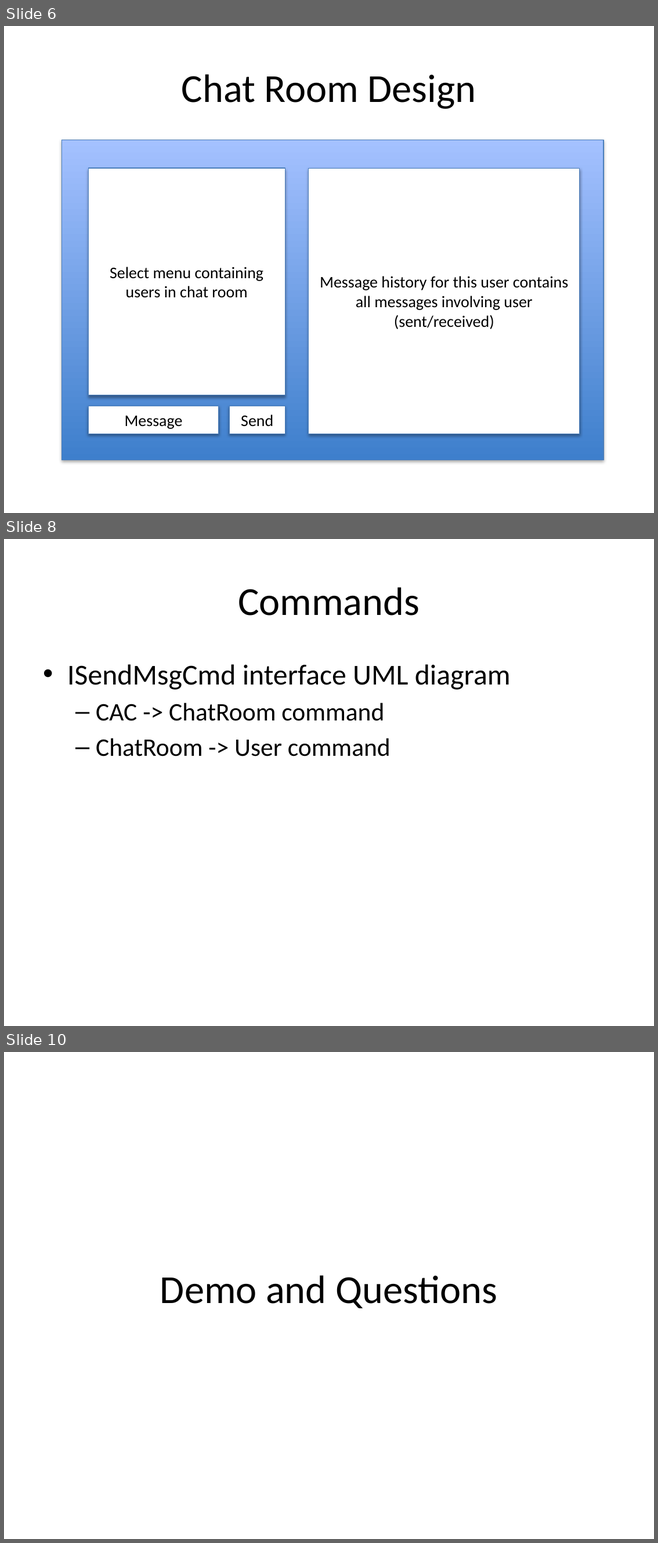
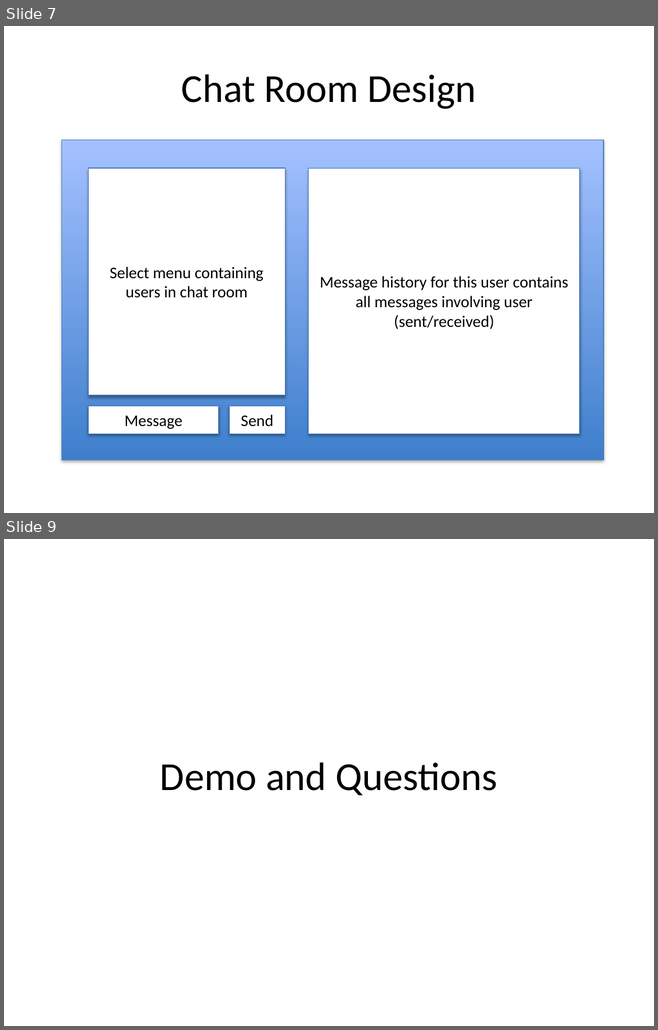
Before and after one commit to 11manu96/chat-app, a slide deck: src/main/resources/chat_app_presentation.pptx. Shown one above the other, each under a label of ours: slides 6, 8 and 10 before the commit, slides 7 and 9 after it; the slides between them are not shown. The pictures are 658x1543 and 658x1030 pixels, drawn with LibreOffice and Linux fonts; fonts in the diff are those of the drawing. Boxes give left, top, right and bottom in pixels: in the first picture for what was removed or moved away, otherwise in the second. Text is boxed around its words. In the diff, an @@ line names an element or a change of style, - is before the commit and + after.

```diff
--- a/src/main/resources/chat_app_presentation.pptx
+++ b/src/main/resources/chat_app_presentation.pptx
@@ slide 8 removed at (x1=4, y1=539, x2=654, y2=1026), background #FFFFFF @@
@@ title removed at (x1=238, y1=587, x2=419, y2=616) @@
-Commands
@@ text removed at (x1=67, y1=664, x2=510, y2=756) @@
-• ISendMsgCmd interface UML diagram
-  – CAC -> ChatRoom command
-  – ChatRoom -> User command
@@ what was slide 6 is now slide 7 @@
@@ what was slide 10 is now slide 9 @@
```
Also in this commit, not shown: 1 slide changed, 4 slides added, 4 other slides removed, 1 other file.
